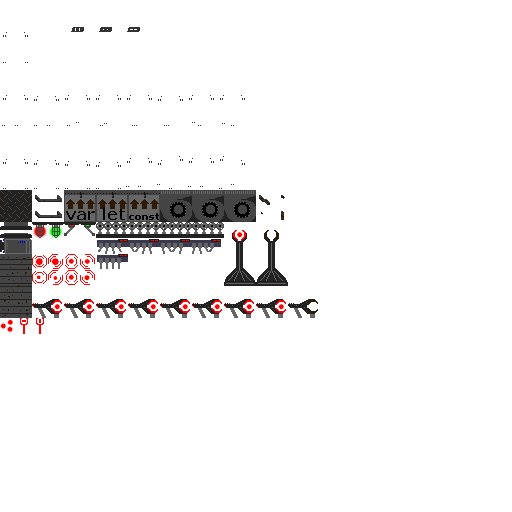
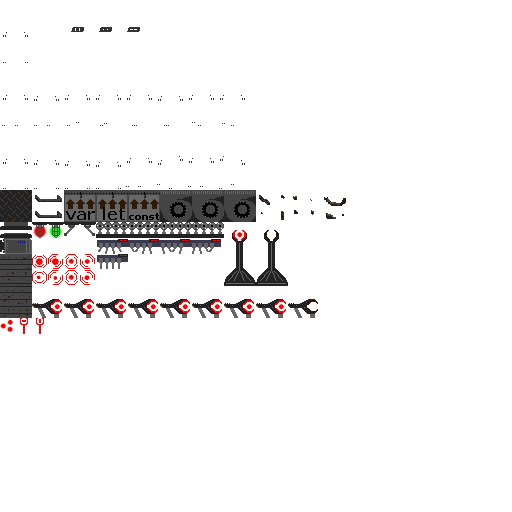
Comparing the layer stacks of the two 512x512 images. Changes:
painted on "Background" over [293, 196, 346, 219]
